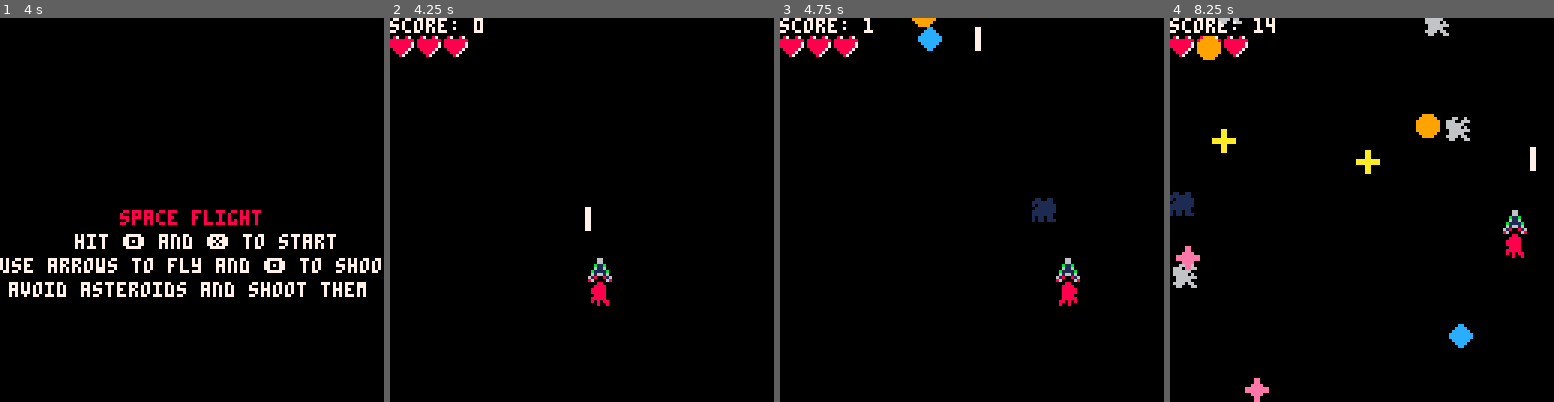
Above: before the commit, frames 1-4 (left to right).
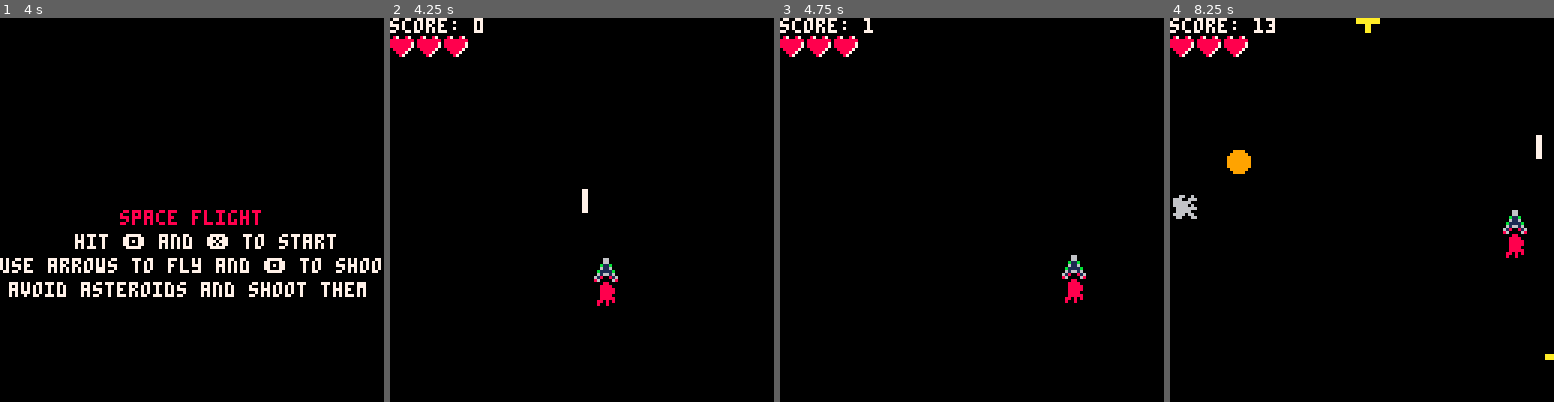
Above: after the commit, the same moments.

Repository: pgulb/space-flight-pico8
Game: PICO-8 cartridge space_flight.p8
Same seed, same stepped clock (60 frames per second), same inputs: the game is played once before the commit and once after it.
Inputs:
- Up to frame 1 (4 s): tap X (X key) at 0.33, 1.07, 1.85, 2.97 s; tap O (Z key) at 0.7, 1.7, 2.1, 2.5, 2.9, 3.3, 3.7 s; hold Right 1.6-2.1 s; hold Up 2.15-2.42 s; hold Right 2.47-3.03 s; hold Left 3.08-3.58 s; hold Down 3.63-3.97 s
- Up to frame 2 (4.25 s): hold Right from 4.02 s (still down); tap X (X key) at 4.08 s; tap O (Z key) at 4.1 s
- Up to frame 3 (4.75 s): tap O (Z key) at 4.5 s; release Right at 4.68 s; hold Up from 4.73 s (still down)
- Up to frame 4 (8.25 s): tap O (Z key) every 0.4 s from 4.9 to 8.1 s; release Up at 5.03 s; hold Left 5.08-5.68 s; tap X (X key) at 5.2, 6.32, 7.43 s; hold Down 5.73-6.03 s; hold Right 6.08-6.58 s; hold Right 6.63-7.13 s; hold Up 7.18-7.45 s; hold Right 7.5-8.07 s; hold Left from 8.12 s (still down)

Frame 1 is identical in both runs. In frame 2, 0.7% of the frame differs, in the area x 50-60%, y 44-75%; in frame 3, 1.3%; in frame 4, 3.6%, in the area x 0-100%, y 0-100%.

Commit message:
change to 60 fps

Diff:
--- a/space_flight.p8
+++ b/space_flight.p8
@@ -29,7 +29,7 @@
 
 function move_bullets()
     for bullet in all(bullets) do
-        bullet.y -= 4
+        bullet.y -= 2
         if bullet.y < 0 then del(bullets, bullet) end
     end
 end
@@ -42,7 +42,7 @@
             y = player.y - 9
         }
         add(bullets, bullet)
-        bullet_delay = 15
+        bullet_delay = 30
     end
 end
 
@@ -53,7 +53,7 @@
 function score_up()
     if player.hp > 0 then
         score.counter += 1
-        if score.counter > 9 then
+        if score.counter > 19 then
             score.counter = 0
             score.value += 1
         end
@@ -71,7 +71,7 @@
 
 function generate_asteroid()
     if player.hp > 0 then
-        if flr(rnd(7)) == 1 then
+        if flr(rnd(15)) == 1 then
             asteroid = {
                 sprite = flr(rnd(6)) + 4,
                 x = flr(rnd(119)),
@@ -88,9 +88,9 @@
         if asteroid.movement_pattern == 0 then
             asteroid.y += 1
         elseif asteroid.movement_pattern == 1 then
+            asteroid.y += 2
+        elseif asteroid.movement_pattern == 2 then
             asteroid.y += 3
-        elseif asteroid.movement_pattern == 2 then
-            asteroid.y += 5
         elseif asteroid.movement_pattern == 3 then
             asteroid.y += 2
             if asteroid.y > 0 then
@@ -203,7 +203,7 @@
     music(0)
 end
 
-function _update()
+function _update60()
     if menu then
         if btn(4) and btn(5) then
             music(-1)
@@ -212,10 +212,10 @@
     else
         flip_burner()
 
-        if btn(0) then player.x -= 2 end
-        if btn(1) then player.x += 2 end
-        if btn(2) then player.y -= 2 end
-        if btn(3) then player.y += 2 end
+        if btn(0) then player.x -= 1 end
+        if btn(1) then player.x += 1 end
+        if btn(2) then player.y -= 1 end
+        if btn(3) then player.y += 1 end
 
         subtract_bullet_delay()
 
